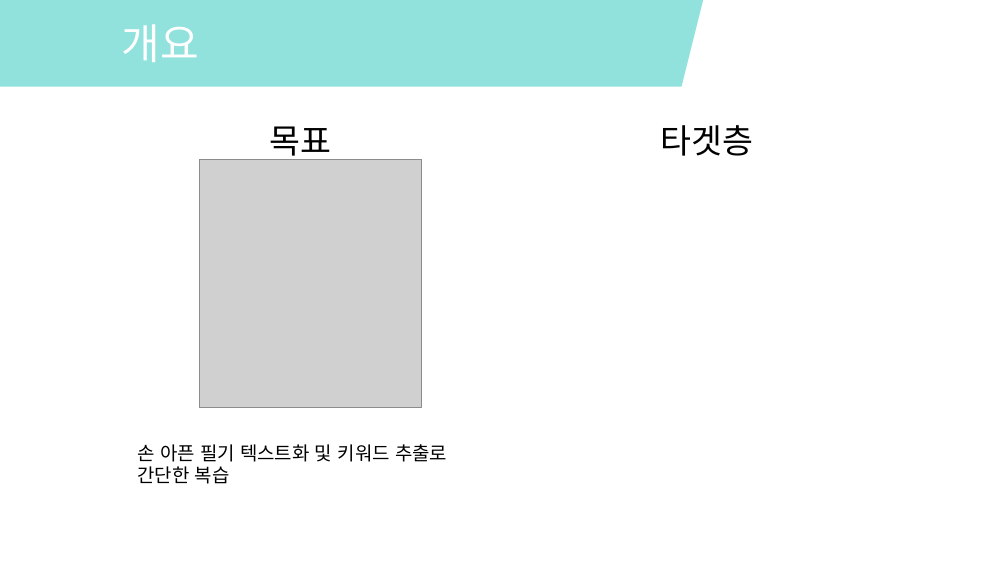
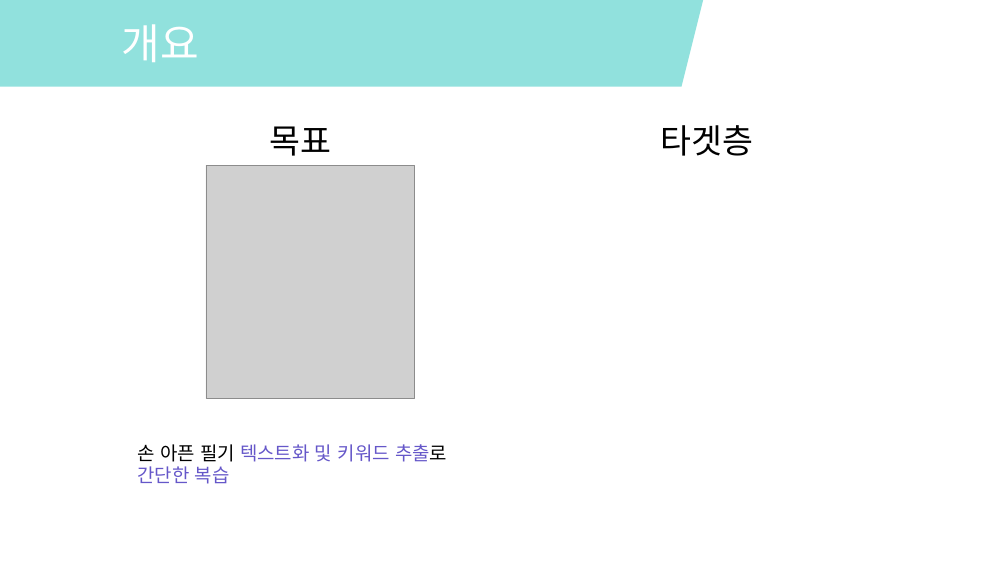
Before and after one commit to kang-seongbeom/Easy-Application, a slide deck: slide 3 of TaskFlow.pptx. Drawn at 1008x567 pixels with LibreOffice and Linux fonts; fonts in the diff are those of the drawing; grey boxes stand for pictures. Boxes give left, top, right and bottom in pixels: in the first picture for what was removed or moved away, otherwise in the second. Text is boxed around its words. In the diff, an @@ line names an element or a change of style, - is before the commit and + after.

```diff
--- a/TaskFlow.pptx
+++ b/TaskFlow.pptx
@@ picture: place and size @@
-picture at <box>200,160,422,408</box>
+picture at <box>206,165,414,399</box>
@@ text "손 아픈 필기 텍스트화 및 ..." at <box>137,444,447,484</box>: text colour #000000 to #6557C9 in "텍스트화 및 키워드 추출로 간단한 복습" @@
```
Also in this commit, not shown: 1 other slide changed, 2 other files.
